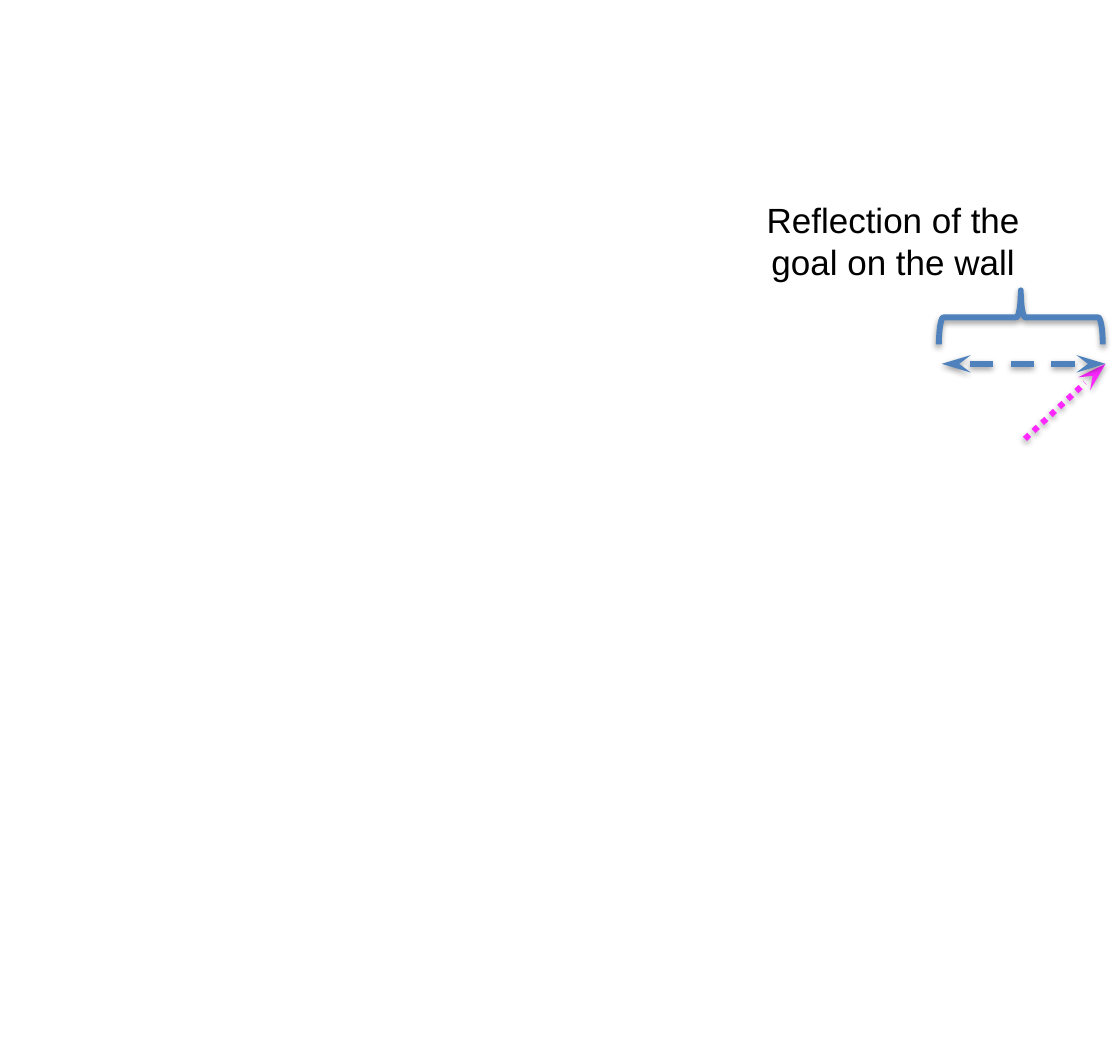
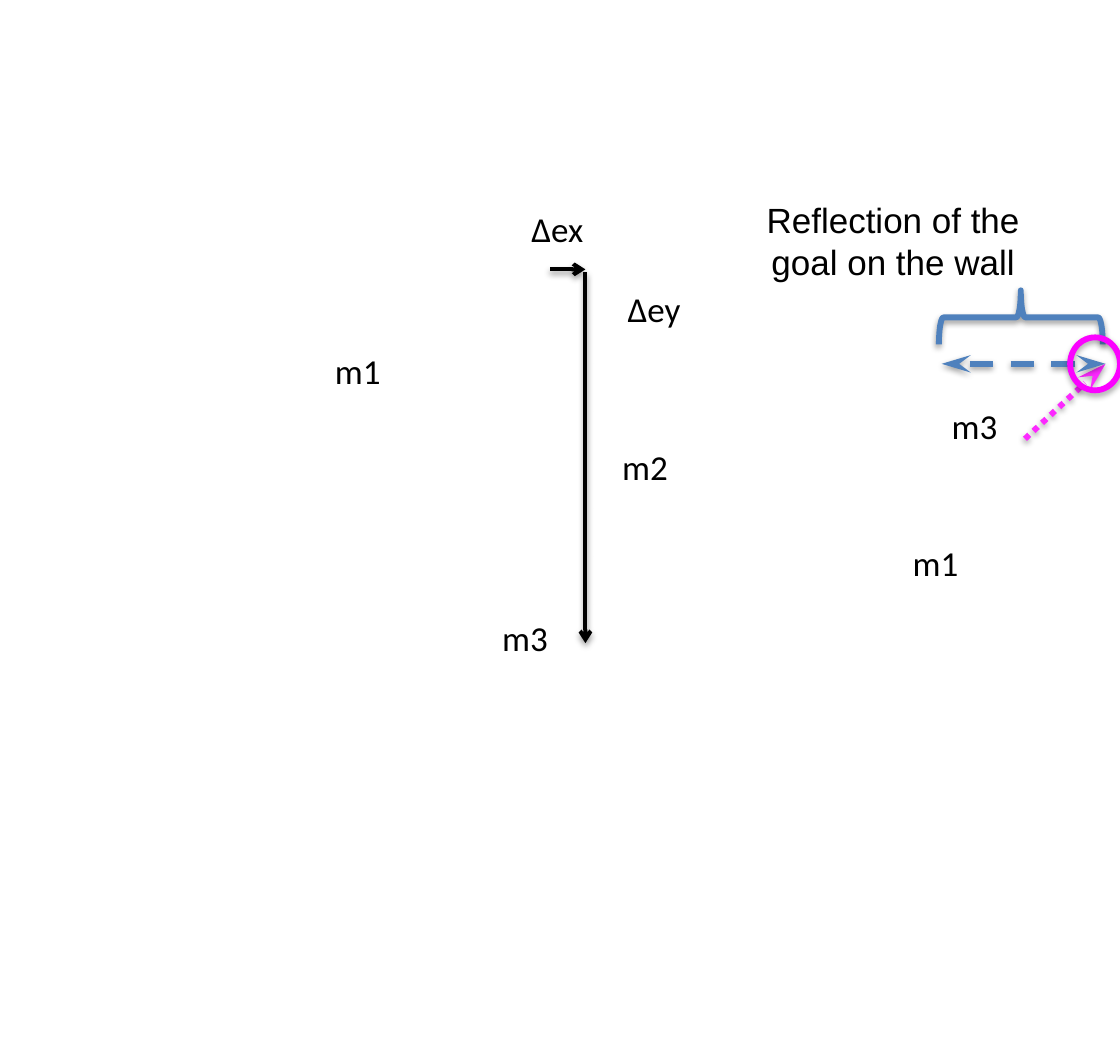
Before and after one commit to aabecker/SwarmPublications, a slide deck: slide 1 of IROS17/pictures/pdf/Reflection.pptx. Drawn at 1120x1050 pixels with LibreOffice and Linux fonts; fonts in the diff are those of the drawing; background and template pictures are left out. Boxes give left, top, right and bottom in pixels: in the first picture for what was removed or moved away, otherwise in the second. Text is boxed around its words. In the diff, an @@ line names an element or a change of style, - is before the commit and + after.

```diff
--- a/IROS17/pictures/pdf/Reflection.pptx
+++ b/IROS17/pictures/pdf/Reflection.pptx
@@ text added at (531, 219, 583, 243), 18 pt, text #000000 @@
+Δex
@@ arrow added from (550, 269) to (585, 269), #000000 2 pt @@
@@ arrow added from (585, 273) to (585, 643), #000000 2 pt @@
@@ text added at (628, 299, 681, 328), 18 pt, text #000000 @@
+Δey
@@ group added at (335, 337, 1120, 652): 5 texts, 1 ellipse @@
+m3
+m2
+m1
+m1
+m3
```
Also in this commit, not shown: 42 other files.
